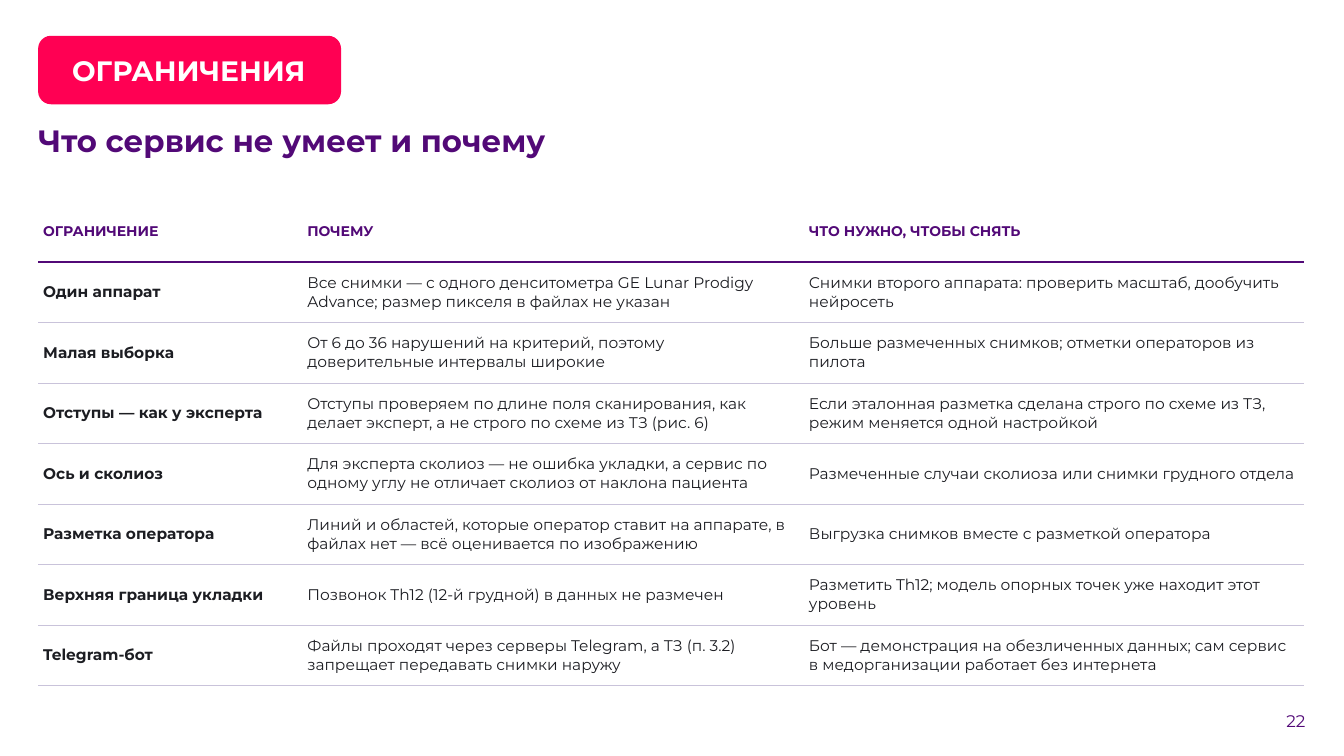
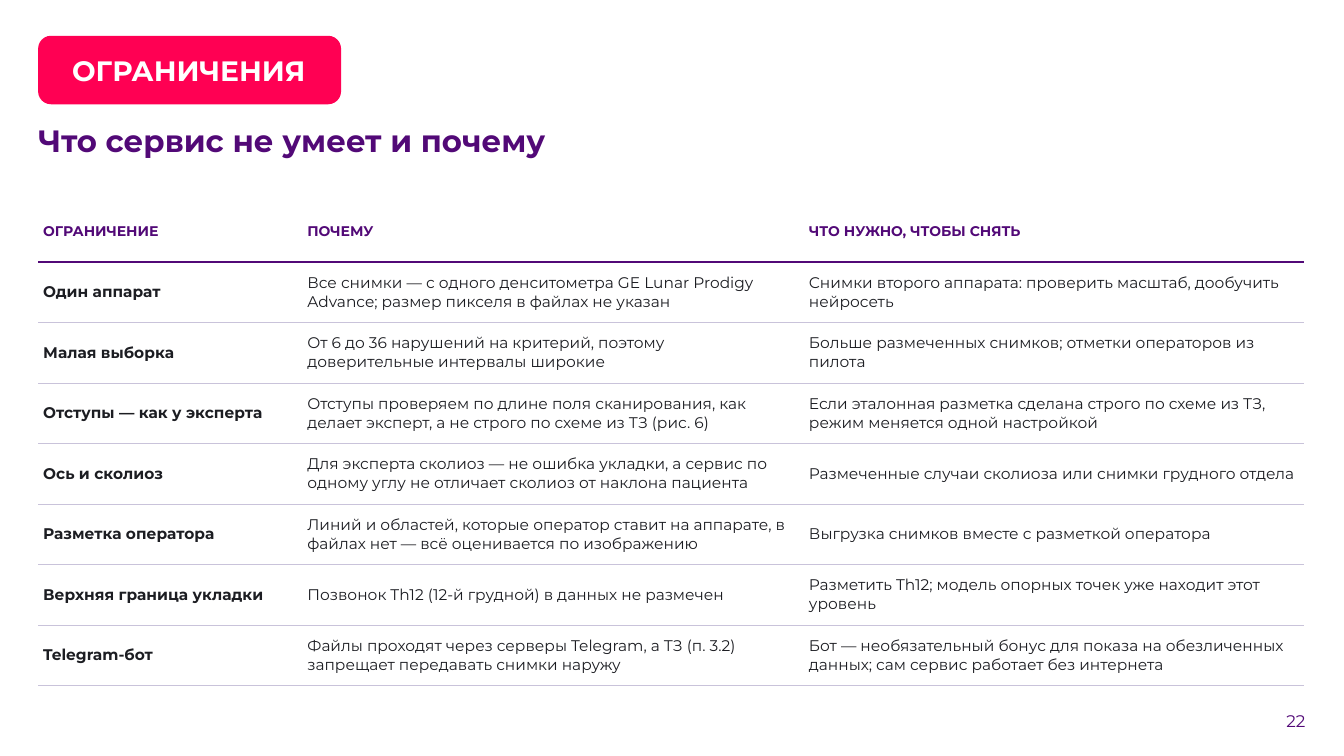
Before and after one commit to theorcos239/LCT_2026, a slide deck: slide 22 of docs/presentation/DXA_QC_pitch.pptx. Drawn at 1344x756 pixels with LibreOffice and Linux fonts; fonts in the diff are those of the drawing; background and template pictures are left out. Boxes give left, top, right and bottom in pixels: in the first picture for what was removed or moved away, otherwise in the second. Text is boxed around its words. In the diff, an @@ line names an element or a change of style, - is before the commit and + after.

```diff
--- a/docs/presentation/DXA_QC_pitch.pptx
+++ b/docs/presentation/DXA_QC_pitch.pptx
@@ table at (x1=38, y1=202, x2=1305, y2=686) @@
-row 8, column 3: Бот — демонстрация на обезличенных данных; сам сервис в медорганизации работает без интернета
+row 8, column 3: Бот — необязательный бонус для показа на обезличенных данных; сам сервис работает без интернета
```
Also in this commit, not shown: 10 other slides changed, 1 slide added, 1 slide removed, 12 other files.
